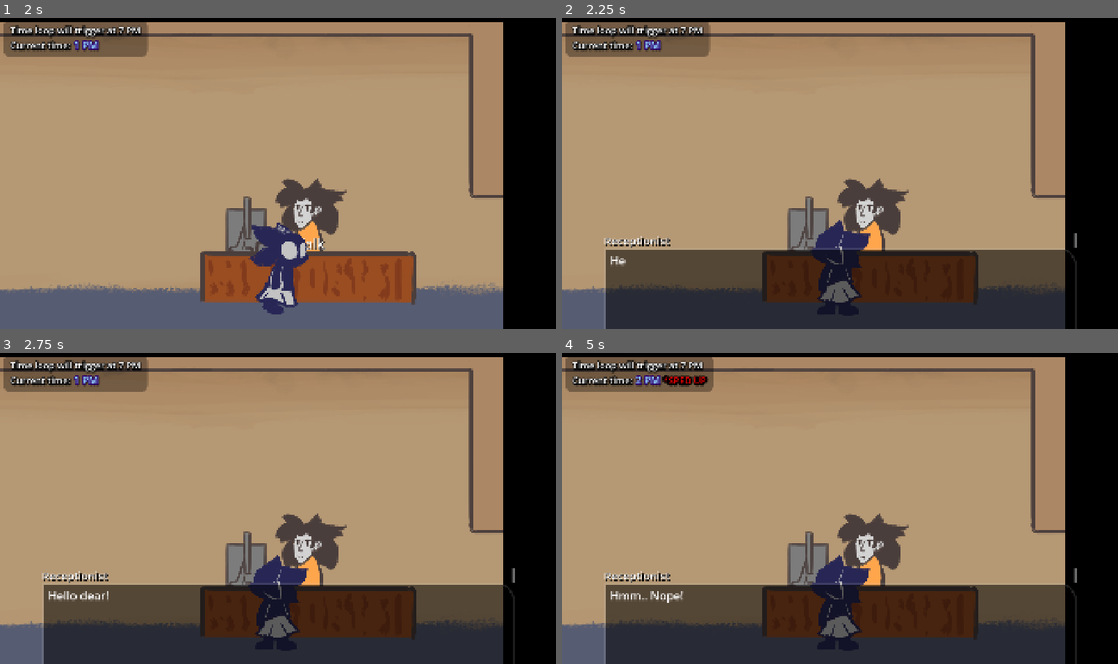
Above: before the commit, frames 1-4 (two rows, left to right).
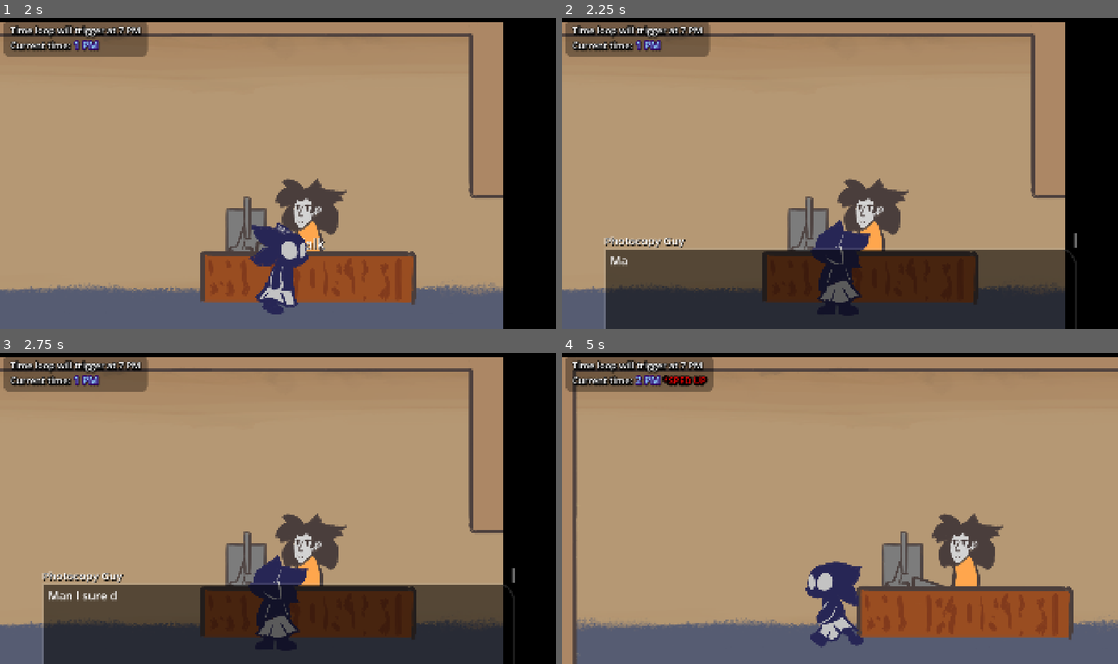
Above: after the commit, the same moments.

Repository: FlooferLand/timeloop-game
Game: Godot game, scene res://levels/the_building/the_building.tscn
Same seed, same stepped clock (60 frames per second), same inputs: the game is played once before the commit and once after it. The engine's default icon, where the game draws it, is replaced by a stand-in: a white triangle on a blue panel in a dark square.
Inputs (mouse positions are in pixels of both pictures, inside the frame that each line leads up to):
- Up to frame 1 (2 s): tap Enter at 0.5 s; move the mouse to (400, 157) at 0.52 s; hold D (walk_right) from 0.53 s (still down); tap E (interact) at 0.6, 1.55 s; click (400, 157) at 0.67 s; move the mouse to (166, 189) at 1.27 s; tap Space (advance_dialog) at 1.35 s
- Up to frame 2 (2.25 s): move the mouse to (895, 105) at 2.02 s; release D (walk_right) at 2.03 s; hold A (walk_left) from 2.03 s (still down); tap E (interact) at 2.1 s
- Up to frame 3 (2.75 s): keep holding A (walk_left)
- Up to frame 4 (5 s): tap Space (advance_dialog) at 2.75, 3.5, 4.25 s; move the mouse to (840, 573) at 2.77 s; release A (walk_left) at 2.78 s; hold D (walk_right) 2.78-4.28 s; tap Shift (sprint) at 2.85 s; click (840, 573) at 2.92 s; tap E (interact) at 3.05, 3.8, 4.35 s; move the mouse to (840, 623) at 3.52 s; tap T at 3.6 s; click (840, 623) at 3.67 s; move the mouse to (840, 623) at 4.27 s; hold A (walk_left) from 4.28 s (still down); click (840, 623) at 4.42 s

Frame 1 is identical in both runs. In frame 2, 0.3% of the frame differs, in the area x 8-23%, y 70-80%; in frame 3, 0.5%; in frame 4, 38%, in the area x 0-100%, y 1-100%.

Commit message:
Add bunny and change dialog sounds

Diff:
--- /dev/null
+++ b/assets/resources/dialog/receptionist/thank_player_dialog.tres
@@ -0,0 +1,57 @@
+[gd_resource type="Resource" script_class="DialogData" load_steps=19 format=3 uid="uid://bg0jc7csv1njn"]
+
+[ext_resource type="Script" uid="uid://cy1tkhpqsq3rh" path="res://components/dialog/resources/entries/base/dialog_entry.gd" id="1_k5nhk"]
+[ext_resource type="Script" uid="uid://b58bcr2p3lcds" path="res://components/dialog/resources/actions/base/dialog_action.gd" id="2_ktde3"]
+[ext_resource type="Resource" uid="uid://cdcmqi76lfdno" path="res://entities/npcs/reception_lady/anims/dialog_crazy_talk_anim.tres" id="3_nu2qk"]
+[ext_resource type="Resource" uid="uid://b6652sj7d1hiv" path="res://assets/resources/characters/receptionist.tres" id="4_dhsue"]
+[ext_resource type="Script" uid="uid://dusduojuy6ico" path="res://components/dialog/resources/entries/dialog_text_entry.gd" id="5_0tdw7"]
+[ext_resource type="Resource" uid="uid://k231jpddifos" path="res://entities/npcs/reception_lady/anims/dialog_talk_anim.tres" id="6_1pgll"]
+[ext_resource type="Script" uid="uid://dp7tw8e87q0l2" path="res://components/dialog/resources/actions/dialog_play_sound_action.gd" id="7_8apgc"]
+[ext_resource type="AudioStream" uid="uid://0utmplsjxer7" path="res://assets/sfx/confetti.wav" id="8_xckdc"]
+[ext_resource type="Script" uid="uid://507n7nsnlly4" path="res://components/dialog/resources/actions/dialog_event_action.gd" id="9_ktde3"]
+[ext_resource type="Script" uid="uid://bbph4e2hp6jcj" path="res://components/dialog/resources/entries/dialog_character_act_entry.gd" id="9_v24en"]
+[ext_resource type="Script" uid="uid://bljc8yqis8nnu" path="res://components/dialog/resources/dialog_data.gd" id="10_cht0j"]
+[ext_resource type="Script" uid="uid://c2c64doslfxei" path="res://components/dialog/resources/entries/dialog_text_collection.gd" id="11_nu2qk"]
+
+[sub_resource type="Resource" id="Resource_7smqe"]
+script = ExtResource("5_0tdw7")
+text = "Haha! That'll teach him!"
+character = ExtResource("4_dhsue")
+additional = Array[ExtResource("2_ktde3")]([ExtResource("3_nu2qk")])
+metadata/_custom_type_script = "uid://dusduojuy6ico"
+
+[sub_resource type="Resource" id="Resource_t5igk"]
+script = ExtResource("5_0tdw7")
+text = "Oh, and by the way, take this."
+character = ExtResource("4_dhsue")
+additional = Array[ExtResource("2_ktde3")]([ExtResource("6_1pgll")])
+metadata/_custom_type_script = "uid://dusduojuy6ico"
+
+[sub_resource type="Resource" id="Resource_2unq0"]
+script = ExtResource("7_8apgc")
+sound = ExtResource("8_xckdc")
+metadata/_custom_type_script = "uid://dp7tw8e87q0l2"
+
+[sub_resource type="Resource" id="Resource_nu2qk"]
+script = ExtResource("9_ktde3")
+event_name = "give_bnnuy"
+metadata/_custom_type_script = "uid://507n7nsnlly4"
+
+[sub_resource type="Resource" id="Resource_pi4bl"]
+script = ExtResource("9_v24en")
+text = "The receptionist gives you a plush bunny"
+character = ExtResource("4_dhsue")
+additional = Array[ExtResource("2_ktde3")]([SubResource("Resource_2unq0"), SubResource("Resource_nu2qk")])
+metadata/_custom_type_script = "uid://bbph4e2hp6jcj"
+
+[sub_resource type="Resource" id="Resource_dhsue"]
+script = ExtResource("11_nu2qk")
+texts = Array[String](["The manager accidentally left it here at my desk and I kept forgetting to give it back cause I'm exhausted, he's probably looking for it"])
+character = ExtResource("4_dhsue")
+additional = Array[ExtResource("2_ktde3")]([])
+metadata/_custom_type_script = "uid://c2c64doslfxei"
+
+[resource]
+script = ExtResource("10_cht0j")
+entries = Array[ExtResource("1_k5nhk")]([SubResource("Resource_7smqe"), SubResource("Resource_t5igk"), SubResource("Resource_pi4bl"), SubResource("Resource_dhsue")])
+metadata/_custom_type_script = "uid://bljc8yqis8nnu"
--- /dev/null
+++ b/assets/resources/items/managers_plushie/managers_plushie.tres
@@ -0,0 +1,11 @@
+[gd_resource type="Resource" script_class="InventoryItem" load_steps=3 format=3 uid="uid://d1shglsfrg0mj"]
+
+[ext_resource type="Texture2D" uid="uid://br8xubv0tj2dn" path="res://assets/textures/props/bnnuy.png" id="1_xx55a"]
+[ext_resource type="Script" uid="uid://chw53fkpmev11" path="res://components/inventory/types/inventory_item.gd" id="2_d0l5y"]
+
+[resource]
+script = ExtResource("2_d0l5y")
+id = 3
+name = "Manager's Plushie"
+image = ExtResource("1_xx55a")
+metadata/_custom_type_script = "uid://chw53fkpmev11"
--- a/assets/textures/npcs/bob.tres
+++ b/assets/textures/npcs/bob.tres
@@ -77,7 +77,7 @@
 }],
 "loop": true,
 "name": &"walk",
-"speed": 5.0
+"speed": 3.0
 }, {
 "frames": [{
 "duration": 1.0,
@@ -88,5 +88,5 @@
 }],
 "loop": true,
 "name": &"walk_bucketed",
-"speed": 5.0
+"speed": 3.0
 }]
--- a/autoload/dialog_manager/dialog_manager.tscn
+++ b/autoload/dialog_manager/dialog_manager.tscn
@@ -104,7 +104,7 @@
 wait_time = 0.05
 
 [node name="CharAudio" type="AudioStreamPlayer" parent="Root/DialogBox/MarginContainer/Content"]
-volume_db = -10.0
+volume_db = -15.0
 max_polyphony = 2
 bus = &"Speech"
 
--- a/components/inventory/types/inventory_item.gd
+++ b/components/inventory/types/inventory_item.gd
@@ -3,7 +3,8 @@
 enum Id {
 	None,
 	PipersDocument,
-	WaterBucket
+	WaterBucket,
+	ManagersPlushie
 }
 
 @export var id: Id
--- a/entities/bob_prank/bob_prank.gd
+++ b/entities/bob_prank/bob_prank.gd
@@ -1,4 +1,6 @@
 class_name BobPrank extends Area2D
+
+signal dude_got_pranked
 
 @export_group("Local")
 @export var item: InventoryItem
@@ -26,3 +28,4 @@
 ## Called by Bob when the prank is triggered
 func triggered() -> void:
 	content.visible = false
+	dude_got_pranked.emit()
--- a/entities/npcs/bob/walking/walking_bob.gd
+++ b/entities/npcs/bob/walking/walking_bob.gd
@@ -9,6 +9,7 @@
 var desk_self: BobAtDesk
 
 func _ready() -> void:
+	position.y = 0  ## Hackiest fix known to alien-kind
 	anim_player.play("RESET")
 	anim_player.animation_finished.connect(func(anim_name: String):
 		if anim_name == "complain":
--- a/entities/npcs/photocopy_guy/photocopy_guy.tscn
+++ b/entities/npcs/photocopy_guy/photocopy_guy.tscn
@@ -3,7 +3,7 @@
 [ext_resource type="Script" uid="uid://o2cya2edxaig" path="res://entities/npcs/photocopy_guy/photocopy_guy.gd" id="1_xk4ol"]
 [ext_resource type="PackedScene" uid="uid://cs55pod1i0345" path="res://components/npc/person_dialog/PersonDialogComponent.tscn" id="3_cjftj"]
 [ext_resource type="Script" uid="uid://bhr4q0orih75a" path="res://components/dialog/dialog_component.gd" id="4_o8yce"]
-[ext_resource type="Resource" uid="uid://dlkyo0251r1da" path="res://assets/resources/dialog/photocopy_guy.tres" id="5_uhe0y"]
+[ext_resource type="Resource" uid="uid://dlkyo0251r1da" path="res://assets/resources/dialog/photoguy/initial.tres" id="5_uhe0y"]
 [ext_resource type="PackedScene" uid="uid://dn1c1mniy4ja3" path="res://components/interact/interact_component.tscn" id="6_cue6s"]
 [ext_resource type="Texture2D" uid="uid://bwm8k844la4dx" path="res://assets/textures/npcs/textures/photocopy_guy.png" id="7_5vfgo"]
 
--- a/entities/npcs/piper/piper.tscn
+++ b/entities/npcs/piper/piper.tscn
@@ -7,7 +7,7 @@
 [ext_resource type="Resource" uid="uid://cuedwcqlfvub0" path="res://assets/resources/items/pipers_document/pipers_document.tres" id="2_hptnw"]
 [ext_resource type="PackedScene" uid="uid://dn1c1mniy4ja3" path="res://components/interact/interact_component.tscn" id="3_5s4qf"]
 [ext_resource type="Resource" uid="uid://bnm7jgo5k84kr" path="res://assets/resources/dialog/piper/would_you_like_papers.tres" id="3_8jtkn"]
-[ext_resource type="Resource" uid="uid://cmff68qwpcf5b" path="res://assets/resources/dialog/piper.tres" id="3_hkg0d"]
+[ext_resource type="Resource" uid="uid://cmff68qwpcf5b" path="res://assets/resources/dialog/piper/initial.tres" id="3_hkg0d"]
 [ext_resource type="SpriteFrames" uid="uid://kwdsanhac8kq" path="res://assets/textures/npcs/piper.tres" id="4_83hmt"]
 [ext_resource type="Script" uid="uid://cy1tkhpqsq3rh" path="res://components/dialog/resources/entries/base/dialog_entry.gd" id="5_60xdq"]
 [ext_resource type="Script" uid="uid://b58bcr2p3lcds" path="res://components/dialog/resources/actions/base/dialog_action.gd" id="6_g3rkf"]
--- a/entities/npcs/reception_lady/receptionist.gd
+++ b/entities/npcs/reception_lady/receptionist.gd
@@ -1,15 +1,37 @@
 extends Node2D
 
+@export var bob_prank: BobPrank
+
 @export_group("Local")
-@export var dialog: PersonDialogComponent
+@export var bnnuy_item: InventoryItem
+@export var thank_player_dialog: DialogData
+@export var after_dialog: DialogData
+@export var dialog_comp: PersonDialogComponent
+@export var interact_comp: InteractComponent
 @export var ambient: AudioStreamPlayer2D
 
+@onready var dialog_manager := DialogManager as DialogManagerType
+
 var speaking := false
+var gave_plushie := false
 
 func _ready() -> void:
-	dialog.on_dialog_opened.connect(func():
+	dialog_comp.on_dialog_opened.connect(func():
 		ambient.stop()
 	)
-	dialog.on_dialog_closed.connect(func():
-		ambient.stop()
+	dialog_comp.on_dialog_closed.connect(func():
+		ambient.play()
+		if gave_plushie:
+			var dialog := dialog_comp.dialog_comp
+			dialog.dialog_data = after_dialog
 	)
+	bob_prank.dude_got_pranked.connect(func():
+		var dialog := dialog_comp.dialog_comp
+		dialog.dialog_data = thank_player_dialog
+		# TODO: Show exclamation mark here
+	)
+	dialog_manager.action_event.connect(func(event_name: String):
+		if event_name == "give_bnnuy" and dialog_comp.dialog_comp.active:
+			interact_comp.current_player.inventory_comp.add_item(bnnuy_item)
+			gave_plushie = true
+	)
--- a/entities/npcs/reception_lady/receptionist.tscn
+++ b/entities/npcs/reception_lady/receptionist.tscn
@@ -1,16 +1,39 @@
-[gd_scene load_steps=8 format=3 uid="uid://dfb4gv115aot7"]
+[gd_scene load_steps=17 format=3 uid="uid://dfb4gv115aot7"]
 
 [ext_resource type="Script" uid="uid://b66hs6dr71el0" path="res://entities/npcs/reception_lady/receptionist.gd" id="1_io615"]
+[ext_resource type="Script" uid="uid://cy1tkhpqsq3rh" path="res://components/dialog/resources/entries/base/dialog_entry.gd" id="2_5h8mu"]
+[ext_resource type="Resource" uid="uid://bg0jc7csv1njn" path="res://assets/resources/dialog/receptionist/thank_player_dialog.tres" id="2_abkpk"]
+[ext_resource type="Resource" uid="uid://d1shglsfrg0mj" path="res://assets/resources/items/managers_plushie/managers_plushie.tres" id="2_h756q"]
 [ext_resource type="SpriteFrames" uid="uid://b8hnlut0v4ocq" path="res://assets/textures/npcs/receptionist.tres" id="2_ydaht"]
+[ext_resource type="Script" uid="uid://b58bcr2p3lcds" path="res://components/dialog/resources/actions/base/dialog_action.gd" id="3_layea"]
 [ext_resource type="PackedScene" uid="uid://cs55pod1i0345" path="res://components/npc/person_dialog/PersonDialogComponent.tscn" id="3_qekmj"]
 [ext_resource type="PackedScene" uid="uid://dn1c1mniy4ja3" path="res://components/interact/interact_component.tscn" id="3_ynfe1"]
 [ext_resource type="PackedScene" uid="uid://dixvuy0ma0nk6" path="res://components/dialog/DialogComponent.tscn" id="4_6837n"]
-[ext_resource type="Resource" uid="uid://cs0ncr7aau2f3" path="res://assets/resources/dialog/receptionist.tres" id="5_f535e"]
+[ext_resource type="Resource" uid="uid://b6652sj7d1hiv" path="res://assets/resources/characters/receptionist.tres" id="4_layea"]
+[ext_resource type="Script" uid="uid://bljc8yqis8nnu" path="res://components/dialog/resources/dialog_data.gd" id="5_7smqe"]
+[ext_resource type="Script" uid="uid://dusduojuy6ico" path="res://components/dialog/resources/entries/dialog_text_entry.gd" id="5_e0aoe"]
+[ext_resource type="Resource" uid="uid://dlkyo0251r1da" path="res://assets/resources/dialog/photoguy/initial.tres" id="5_f535e"]
 [ext_resource type="AudioStream" uid="uid://nth8mlj45vni" path="res://assets/sfx/char_ambient/reception_lady_ambient.mp3" id="6_3wyig"]
 
-[node name="Receptionist" type="Node2D" node_paths=PackedStringArray("dialog", "ambient")]
+[sub_resource type="Resource" id="Resource_7smqe"]
+script = ExtResource("5_e0aoe")
+text = "Thank you by the way, that was hilarious"
+character = ExtResource("4_layea")
+additional = Array[ExtResource("3_layea")]([])
+metadata/_custom_type_script = "uid://dusduojuy6ico"
+
+[sub_resource type="Resource" id="Resource_t5igk"]
+script = ExtResource("5_7smqe")
+entries = Array[ExtResource("2_5h8mu")]([SubResource("Resource_7smqe")])
+metadata/_custom_type_script = "uid://bljc8yqis8nnu"
+
+[node name="Receptionist" type="Node2D" node_paths=PackedStringArray("dialog_comp", "interact_comp", "ambient")]
 script = ExtResource("1_io615")
-dialog = NodePath("PersonDialogComponent")
+bnnuy_item = ExtResource("2_h756q")
+thank_player_dialog = ExtResource("2_abkpk")
+after_dialog = SubResource("Resource_t5igk")
+dialog_comp = NodePath("PersonDialogComponent")
+interact_comp = NodePath("PersonDialogComponent/InteractComponent")
 ambient = NodePath("Ambient")
 
 [node name="AnimatedSprite2D" type="AnimatedSprite2D" parent="."]
--- a/levels/the_building/timeloop_container.tscn
+++ b/levels/the_building/timeloop_container.tscn
@@ -1,10 +1,9 @@
-[gd_scene load_steps=12 format=3 uid="uid://dhy8a74fxl1iw"]
+[gd_scene load_steps=11 format=3 uid="uid://dhy8a74fxl1iw"]
 
 [ext_resource type="Script" uid="uid://br8rjbtnetts7" path="res://levels/the_building/timeloop_container.gd" id="1_s5u2e"]
 [ext_resource type="Script" uid="uid://cfukos81yr5be" path="res://levels/the_building/room_manager.gd" id="2_tugbd"]
 [ext_resource type="PackedScene" uid="uid://bsgdbtff22sua" path="res://rooms/reception.tscn" id="3_i8olb"]
 [ext_resource type="PackedScene" uid="uid://dci7alk3h5rg2" path="res://entities/room_transition/room_bridge.tscn" id="4_fidhy"]
-[ext_resource type="PackedScene" uid="uid://ca7bqqskfc2hn" path="res://entities/bob_prank/bob_prank.tscn" id="4_vvtyu"]
 [ext_resource type="PackedScene" uid="uid://dcog8dn15y63q" path="res://rooms/office_area_1.tscn" id="5_rb8h4"]
 [ext_resource type="PackedScene" uid="uid://vhrg6s1mauso" path="res://rooms/office_area_2.tscn" id="6_lr6kg"]
 [ext_resource type="PackedScene" uid="uid://scrjmwipapoq" path="res://entities/npcs/the_manager/the_manager.tscn" id="8_12vld"]
@@ -27,9 +26,6 @@
 
 [node name="BobComplainTarget" type="Marker2D" parent="RoomManager/Reception"]
 position = Vector2(1120, 4)
-
-[node name="BobPrank" parent="RoomManager/Reception" instance=ExtResource("4_vvtyu")]
-position = Vector2(1920, 0)
 
 [node name="RoomBridge" parent="RoomManager" node_paths=PackedStringArray("room_a", "room_b") instance=ExtResource("4_fidhy")]
 position = Vector2(2141, 0)
--- a/rooms/reception.tscn
+++ b/rooms/reception.tscn
@@ -6,16 +6,17 @@
 [ext_resource type="Texture2D" uid="uid://7uhyh2mnjrtx" path="res://assets/textures/props/receptionist_desk.png" id="5_dnklr"]
 [ext_resource type="PackedScene" uid="uid://dfb4gv115aot7" path="res://entities/npcs/reception_lady/receptionist.tscn" id="5_kwhvp"]
 [ext_resource type="Texture2D" uid="uid://bsawf5hmt5nc8" path="res://assets/textures/props/Computer2.png" id="6_c1m58"]
+[ext_resource type="PackedScene" uid="uid://ca7bqqskfc2hn" path="res://entities/bob_prank/bob_prank.tscn" id="7_xv13q"]
 
-[sub_resource type="ShaderMaterial" id="ShaderMaterial_dnklr"]
+[sub_resource type="ShaderMaterial" id="ShaderMaterial_xv13q"]
 shader = ExtResource("2_ul1gn")
 shader_parameter/tile = Vector2(1.11198, 0.926852)
 
-[sub_resource type="ShaderMaterial" id="ShaderMaterial_xv13q"]
+[sub_resource type="ShaderMaterial" id="ShaderMaterial_h2j8p"]
 shader = ExtResource("2_ul1gn")
 shader_parameter/tile = Vector2(1.11198, 1)
 
-[sub_resource type="ShaderMaterial" id="ShaderMaterial_h2j8p"]
+[sub_resource type="ShaderMaterial" id="ShaderMaterial_cyumd"]
 shader = ExtResource("2_ul1gn")
 shader_parameter/tile = Vector2(1.11198, 1)
 
@@ -66,8 +67,9 @@
 position = Vector2(2058.5, -704)
 shape = SubResource("RectangleShape2D_23kdh")
 
-[node name="Receptionist" parent="Entities" index="0" instance=ExtResource("5_kwhvp")]
+[node name="Receptionist" parent="Entities" index="0" node_paths=PackedStringArray("bob_prank") instance=ExtResource("5_kwhvp")]
 position = Vector2(1472, -208)
+bob_prank = NodePath("../BobPrank")
 
 [node name="Table" type="Sprite2D" parent="Entities" index="1"]
 position = Vector2(1464, -120)
@@ -77,3 +79,6 @@
 position = Vector2(1280, -296)
 texture = ExtResource("6_c1m58")
 flip_h = true
+
+[node name="BobPrank" parent="Entities" index="3" instance=ExtResource("7_xv13q")]
+position = Vector2(1920, 0)
Renamed: assets/resources/dialog/photocopy_guy.tres -> assets/resources/dialog/photoguy/initial.tres
Renamed: assets/resources/dialog/piper.tres -> assets/resources/dialog/piper/initial.tres
Renamed: assets/resources/dialog/receptionist.tres -> assets/resources/dialog/receptionist/initial.tres
Not shown, added: assets/sfx/confetti.wav.import
Not shown: 2 places in rooms/reception.tscn that only renumber resources
Not shown, changed: assets/sfx/char_blips/bob.wav
Not shown, changed: assets/sfx/char_blips/janitor.wav
Not shown, changed: assets/sfx/char_blips/manager.wav
Not shown, changed: assets/sfx/char_blips/piper.wav
Not shown, changed: assets/sfx/char_blips/reception_lady.wav
Not shown, added: assets/sfx/confetti.wav
